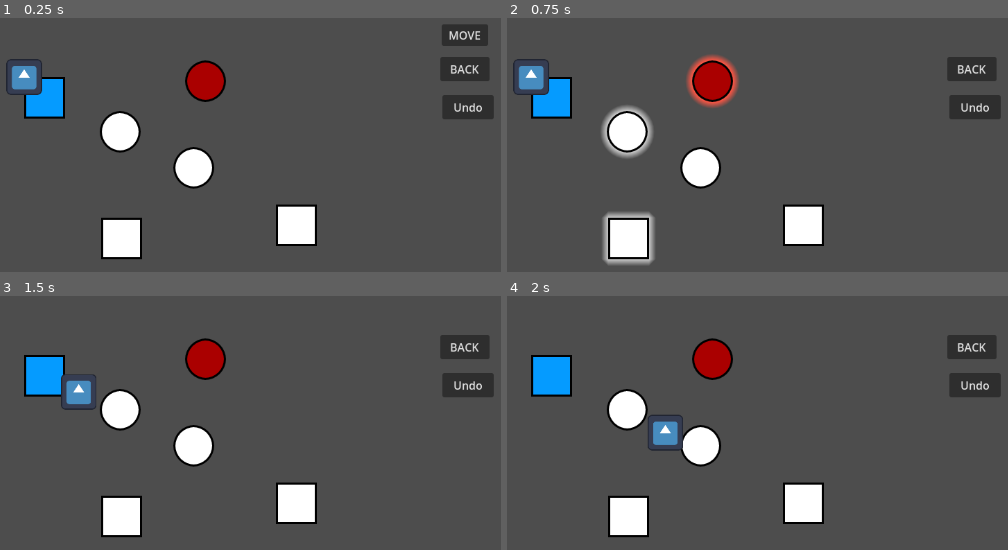
Above: before the commit, frames 1-4 (two rows, left to right).
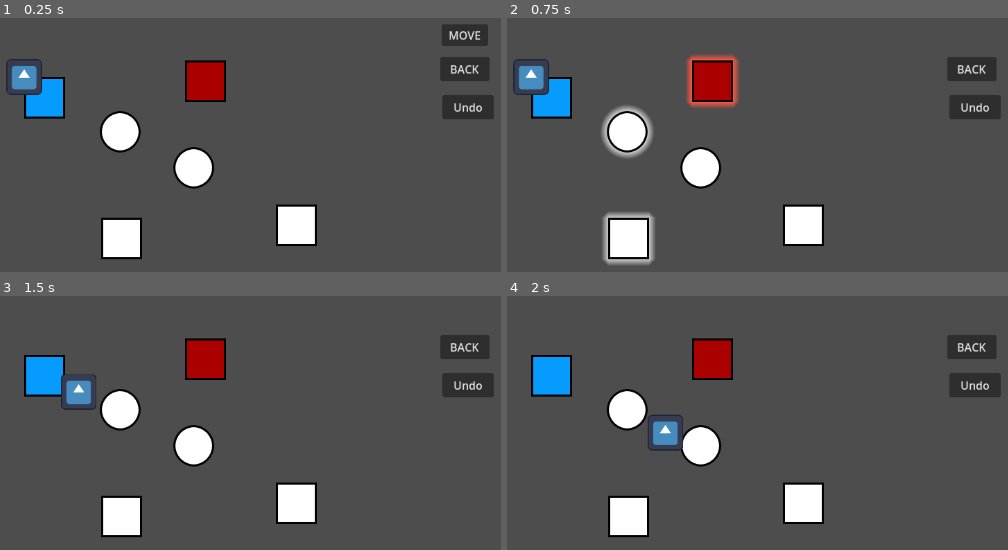
Above: after the commit, the same moments.

Repository: hfxbse/mparty
Game: Godot game, scene res://main/main.tscn
Two runs of this game, one before a commit and one after it. Both use one fixed random seed, a clock stepped at 60 frames per second and the inputs below. The engine's default icon, where the game draws it, is replaced by a stand-in: a white triangle on a blue panel in a dark square.
Inputs (mouse positions are in pixels of both pictures, inside the frame that each line leads up to):
- Up to frame 1 (0.25 s): no input
- Up to frame 2 (0.75 s): click "MOVE" at 0.5 s
- Up to frame 3 (1.5 s): click (120, 410) at 1.25 s
- Up to frame 4 (2 s): no input

The runs differ from the first frame. In frame 1, 0.5% of the frame differs, in the area x 36-46%, y 16-34%; in frame 2, 1.1%, in the area x 35-47%, y 14-36%; in frame 3, 0.5%; in frame 4, 0.5%.

Commit message:
implement bidirectional movement

Diff:
--- a/map/field/field.gd
+++ b/map/field/field.gd
@@ -87,6 +87,12 @@
 	return errors
 
 
+func available_paths(player: Player):
+	return paths.filter(func(path):
+		return path.target != player.last_transversed
+	)
+
+
 func move_backwards(player: Player):
 	for path in paths:
 		if path.target == player.current_location:
@@ -97,28 +103,33 @@
 
 
 func move_forwards(player: Player):
-	if paths.size() == 1:
-		return paths[0].move_forwards(player.get_path())
+	var forward_paths = available_paths(player)
 
+	assert(!forward_paths.is_empty(), "No path to a new field connected.")
+
+	if forward_paths.size() == 1:
+		return forward_paths[0].move_forwards(player.get_path())
 
 	picked_receivers.clear()
 
-	for path in paths:
+	for path in forward_paths:
 		picked_receivers.append(func (): move_along_picked_path(player, path))
 		path.target.enable_picker().connect(picked_receivers.back())
 
 	return step_completed
 
 
-func move_along_picked_path(player, path):
-	disable_pickers()
+func move_along_picked_path(player: Player, path):
+	disable_pickers(player)
 
 	field_reached = path.move_forwards(player.get_path())
 	field_reached.connect(_on_field_reached)
 
 
-func disable_pickers():
-	for path in paths:
+func disable_pickers(player: Player):
+	var forward_paths =  available_paths(player)
+
+	for path in forward_paths:
 		path.target.disable_picker().disconnect(picked_receivers.pop_front())
 
 
@@ -135,6 +146,7 @@
 func _on_pressed():
 	if !disabled: picked.emit()
 
+
 func _on_field_reached(reached_field):
 	field_reached.disconnect(_on_field_reached)
 	step_completed.emit(reached_field)
--- a/map/map.tscn
+++ b/map/map.tscn
@@ -6,7 +6,7 @@
 [ext_resource type="Script" path="res://map/field/field_theme.gd" id="4_1itb6"]
 [ext_resource type="Script" path="res://map/start_field.gd" id="4_y86eb"]
 
-[sub_resource type="StyleBoxFlat" id="StyleBoxFlat_0hn5a"]
+[sub_resource type="StyleBoxFlat" id="StyleBoxFlat_cajwy"]
 bg_color = Color(0.0196078, 0.607843, 1, 1)
 border_width_left = 3
 border_width_top = 3
@@ -15,9 +15,8 @@
 border_color = Color(0, 0, 0, 1)
 shadow_color = Color(0.541176, 0.772549, 1, 1)
 shadow_size = 10
-anti_aliasing_size = 10.0
-
-[sub_resource type="StyleBoxFlat" id="StyleBoxFlat_xps2q"]
+
+[sub_resource type="StyleBoxFlat" id="StyleBoxFlat_8hujn"]
 bg_color = Color(0.0196078, 0.607843, 1, 1)
 border_width_left = 3
 border_width_top = 3
@@ -26,9 +25,8 @@
 border_color = Color(0, 0, 0, 1)
 shadow_color = Color(0.541176, 0.772549, 1, 1)
 shadow_size = 15
-anti_aliasing = false
-
-[sub_resource type="StyleBoxFlat" id="StyleBoxFlat_opf5s"]
+
+[sub_resource type="StyleBoxFlat" id="StyleBoxFlat_2oau6"]
 bg_color = Color(0.0196078, 0.607843, 1, 1)
 border_width_left = 3
 border_width_top = 3
@@ -71,61 +69,43 @@
 }
 point_count = 2
 
-[sub_resource type="StyleBoxFlat" id="StyleBoxFlat_33clj"]
+[sub_resource type="StyleBoxFlat" id="StyleBoxFlat_76q40"]
 bg_color = Color(0.666667, 0, 0, 1)
 border_width_left = 3
 border_width_top = 3
 border_width_right = 3
 border_width_bottom = 3
 border_color = Color(0, 0, 0, 1)
-corner_radius_top_left = 40
-corner_radius_top_right = 40
-corner_radius_bottom_right = 40
-corner_radius_bottom_left = 40
 shadow_color = Color(1, 0.337255, 0.266667, 1)
 shadow_size = 10
-anti_aliasing_size = 10.0
-
-[sub_resource type="StyleBoxFlat" id="StyleBoxFlat_fgc3e"]
+
+[sub_resource type="StyleBoxFlat" id="StyleBoxFlat_6d4s4"]
 bg_color = Color(0.666667, 0, 0, 1)
 border_width_left = 3
 border_width_top = 3
 border_width_right = 3
 border_width_bottom = 3
 border_color = Color(0, 0, 0, 1)
-corner_radius_top_left = 40
-corner_radius_top_right = 40
-corner_radius_bottom_right = 40
-corner_radius_bottom_left = 40
 shadow_color = Color(1, 0.337255, 0.266667, 1)
 shadow_size = 15
-anti_aliasing = false
-
-[sub_resource type="StyleBoxFlat" id="StyleBoxFlat_e7n5p"]
+
+[sub_resource type="StyleBoxFlat" id="StyleBoxFlat_u7pvq"]
 bg_color = Color(0.666667, 0, 0, 1)
 border_width_left = 3
 border_width_top = 3
 border_width_right = 3
 border_width_bottom = 3
 border_color = Color(0, 0, 0, 1)
-corner_radius_top_left = 40
-corner_radius_top_right = 40
-corner_radius_bottom_right = 40
-corner_radius_bottom_left = 40
 shadow_color = Color(1, 0.576471, 0.517647, 1)
 shadow_size = 15
 
-[sub_resource type="StyleBoxFlat" id="StyleBoxFlat_s1pcl"]
+[sub_resource type="StyleBoxFlat" id="StyleBoxFlat_bdt2s"]
 bg_color = Color(0.666667, 0, 0, 1)
 border_width_left = 3
 border_width_top = 3
 border_width_right = 3
 border_width_bottom = 3
 border_color = Color(0, 0, 0, 1)
-corner_radius_top_left = 40
-corner_radius_top_right = 40
-corner_radius_bottom_right = 40
-corner_radius_bottom_left = 40
 shadow_color = Color(0.666667, 0, 0, 1)
 
 [sub_resource type="Resource" id="Resource_4san2"]
@@ -140,7 +120,7 @@
 }
 point_count = 2
 
-[sub_resource type="StyleBoxFlat" id="StyleBoxFlat_ospxr"]
+[sub_resource type="StyleBoxFlat" id="StyleBoxFlat_cdxiv"]
 bg_color = Color(1, 1, 1, 1)
 border_width_left = 3
 border_width_top = 3
@@ -153,9 +133,8 @@
 corner_radius_bottom_left = 40
 shadow_color = Color(0.792157, 0.792157, 0.792157, 1)
 shadow_size = 10
-anti_aliasing_size = 10.0
-
-[sub_resource type="StyleBoxFlat" id="StyleBoxFlat_ijxht"]
+
+[sub_resource type="StyleBoxFlat" id="StyleBoxFlat_b41vt"]
 bg_color = Color(1, 1, 1, 1)
 border_width_left = 3
 border_width_top = 3
@@ -168,9 +147,8 @@
 corner_radius_bottom_left = 40
 shadow_color = Color(0.792157, 0.792157, 0.792157, 1)
 shadow_size = 15
-anti_aliasing = false
-
-[sub_resource type="StyleBoxFlat" id="StyleBoxFlat_myn3c"]
+
+[sub_resource type="StyleBoxFlat" id="StyleBoxFlat_wp5me"]
 bg_color = Color(1, 1, 1, 1)
 border_width_left = 3
 border_width_top = 3
@@ -202,6 +180,12 @@
 }
 point_count = 2
 
+[sub_resource type="Curve2D" id="Curve2D_0vlhj"]
+_data = {
+"points": PackedVector2Array(0, 0, 0, 0, 22, 33, 0, 0, 0, 0, -81, -19)
+}
+point_count = 2
+
 [sub_resource type="Curve2D" id="Curve2D_ejsm5"]
 _data = {
 "points": PackedVector2Array(0, 0, 0, 0, 24, 28, 0, 0, 0, 0, 285, 15)
@@ -214,7 +198,13 @@
 }
 point_count = 5
 
-[sub_resource type="StyleBoxFlat" id="StyleBoxFlat_xrj1k"]
+[sub_resource type="Curve2D" id="Curve2D_uor0h"]
+_data = {
+"points": PackedVector2Array(0, 0, 0, 0, 24, 27, 0, 0, 0, 0, -122, -53)
+}
+point_count = 2
+
+[sub_resource type="StyleBoxFlat" id="StyleBoxFlat_mjbjp"]
 bg_color = Color(1, 1, 1, 1)
 border_width_left = 3
 border_width_top = 3
@@ -227,9 +217,8 @@
 corner_radius_bottom_left = 40
 shadow_color = Color(0.792157, 0.792157, 0.792157, 1)
 shadow_size = 10
-anti_aliasing_size = 10.0
-
-[sub_resource type="StyleBoxFlat" id="StyleBoxFlat_dmw7i"]
+
+[sub_resource type="StyleBoxFlat" id="StyleBoxFlat_ikikh"]
 bg_color = Color(1, 1, 1, 1)
 border_width_left = 3
 border_width_top = 3
@@ -242,9 +231,8 @@
 corner_radius_bottom_left = 40
 shadow_color = Color(0.792157, 0.792157, 0.792157, 1)
 shadow_size = 15
-anti_aliasing = false
-
-[sub_resource type="StyleBoxFlat" id="StyleBoxFlat_5up85"]
+
+[sub_resource type="StyleBoxFlat" id="StyleBoxFlat_52ta3"]
 bg_color = Color(1, 1, 1, 1)
 border_width_left = 3
 border_width_top = 3
@@ -273,6 +261,12 @@
 [sub_resource type="Curve2D" id="Curve2D_65mwl"]
 _data = {
 "points": PackedVector2Array(0, 0, 0, 0, -228, 45, 0, 0, 0, 0, -84, 126)
+}
+point_count = 2
+
+[sub_resource type="Curve2D" id="Curve2D_8k08j"]
+_data = {
+"points": PackedVector2Array(0, 0, 0, 0, 27, 30, 0, 0, 0, 0, -86, -23)
 }
 point_count = 2
 
@@ -284,10 +278,10 @@
 offset_top = 49.0
 offset_right = 243.0
 offset_bottom = 109.0
-theme_override_styles/normal = SubResource("StyleBoxFlat_0hn5a")
-theme_override_styles/hover = SubResource("StyleBoxFlat_xps2q")
-theme_override_styles/pressed = SubResource("StyleBoxFlat_opf5s")
-theme_override_styles/disabled = SubResource("StyleBoxFlat_a2yy3")
+theme_override_styles/normal = SubResource("StyleBoxFlat_cajwy")
+theme_override_styles/hover = SubResource("StyleBoxFlat_8hujn")
+theme_override_styles/pressed = SubResource("StyleBoxFlat_2oau6")
+theme_override_styles/disabled = SubResource("StyleBoxFlat_tsu7p")
 rounded = false
 theme_override = SubResource("Resource_78g4e")
 
@@ -312,11 +306,11 @@
 offset_top = 25.0
 offset_right = 475.0
 offset_bottom = 85.0
-theme_override_styles/normal = SubResource("StyleBoxFlat_33clj")
-theme_override_styles/hover = SubResource("StyleBoxFlat_fgc3e")
-theme_override_styles/pressed = SubResource("StyleBoxFlat_e7n5p")
-theme_override_styles/disabled = SubResource("StyleBoxFlat_s1pcl")
-rounded = true
+theme_override_styles/normal = SubResource("StyleBoxFlat_76q40")
+theme_override_styles/hover = SubResource("StyleBoxFlat_6d4s4")
+theme_override_styles/pressed = SubResource("StyleBoxFlat_u7pvq")
+theme_override_styles/disabled = SubResource("StyleBoxFlat_bdt2s")
+rounded = false
 theme_override = SubResource("Resource_4san2")
 
 [node name="MapPath" parent="Field" instance=ExtResource("3_2pmp2")]
@@ -329,15 +323,19 @@
 offset_top = 98.0
 offset_right = 352.0
 offset_bottom = 158.0
-theme_override_styles/normal = SubResource("StyleBoxFlat_ospxr")
-theme_override_styles/hover = SubResource("StyleBoxFlat_ijxht")
-theme_override_styles/pressed = SubResource("StyleBoxFlat_myn3c")
-theme_override_styles/disabled = SubResource("StyleBoxFlat_kxh1e")
+theme_override_styles/normal = SubResource("StyleBoxFlat_cdxiv")
+theme_override_styles/hover = SubResource("StyleBoxFlat_b41vt")
+theme_override_styles/pressed = SubResource("StyleBoxFlat_wp5me")
+theme_override_styles/disabled = SubResource("StyleBoxFlat_kak5n")
 rounded = true
 
 [node name="MapPath" parent="Field2" instance=ExtResource("3_2pmp2")]
 curve = SubResource("Curve2D_mckfj")
 target_field = NodePath("../../Field5")
+
+[node name="MapPath2" parent="Field2" instance=ExtResource("3_2pmp2")]
+curve = SubResource("Curve2D_0vlhj")
+target_field = NodePath("../../Start")
 
 [node name="Field3" parent="." instance=ExtResource("2_n4m0x")]
 offset_left = 295.0
@@ -362,15 +360,19 @@
 curve = SubResource("Curve2D_7xdg5")
 target_field = NodePath("../../Start")
 
+[node name="MapPath2" parent="Field4" instance=ExtResource("3_2pmp2")]
+curve = SubResource("Curve2D_uor0h")
+target_field = NodePath("../../Field5")
+
 [node name="Field5" parent="." instance=ExtResource("2_n4m0x")]
 offset_left = 399.0
 offset_top = 150.0
 offset_right = 458.0
 offset_bottom = 210.0
-theme_override_styles/normal = SubResource("StyleBoxFlat_xrj1k")
-theme_override_styles/hover = SubResource("StyleBoxFlat_dmw7i")
-theme_override_styles/pressed = SubResource("StyleBoxFlat_5up85")
-theme_override_styles/disabled = SubResource("StyleBoxFlat_3lwnp")
+theme_override_styles/normal = SubResource("StyleBoxFlat_mjbjp")
+theme_override_styles/hover = SubResource("StyleBoxFlat_ikikh")
+theme_override_styles/pressed = SubResource("StyleBoxFlat_52ta3")
+theme_override_styles/disabled = SubResource("StyleBoxFlat_c3hau")
 rounded = true
 
 [node name="MapPath" parent="Field5" instance=ExtResource("3_2pmp2")]
@@ -378,4 +380,8 @@
 curve = SubResource("Curve2D_65mwl")
 target_field = NodePath("../../Field4")
 
+[node name="MapPath2" parent="Field5" instance=ExtResource("3_2pmp2")]
+curve = SubResource("Curve2D_8k08j")
+target_field = NodePath("../../Field2")
+
 [editable path="Start"]
--- a/player/player.gd
+++ b/player/player.gd
@@ -32,8 +32,9 @@
 func step():
 	moves -= 1
 
-	last_transversed = current_location
+	var last = current_location
 	current_location = await current_location.move_forwards(self)
+	last_transversed = last
 
 	if moves == 0:
 		turn_ended.emit()
Not shown: 4 places in map/map.tscn that only renumber resources
